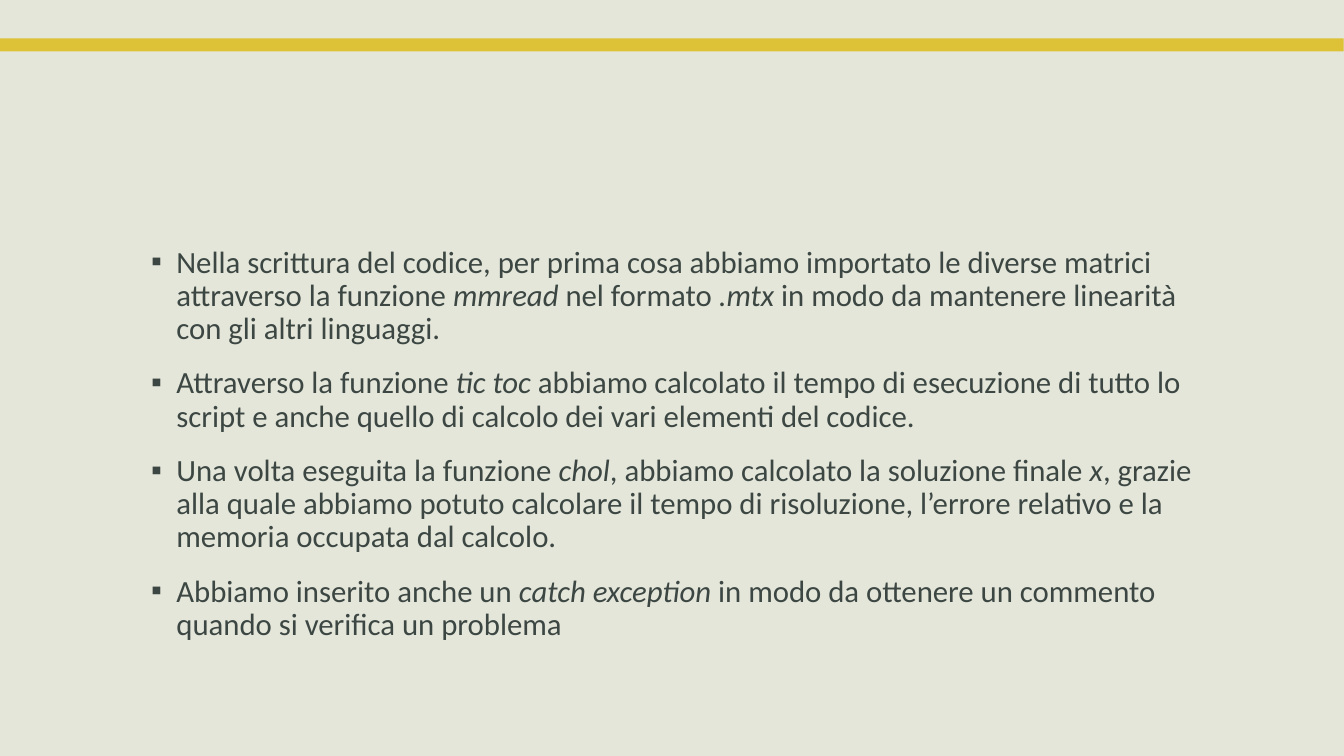
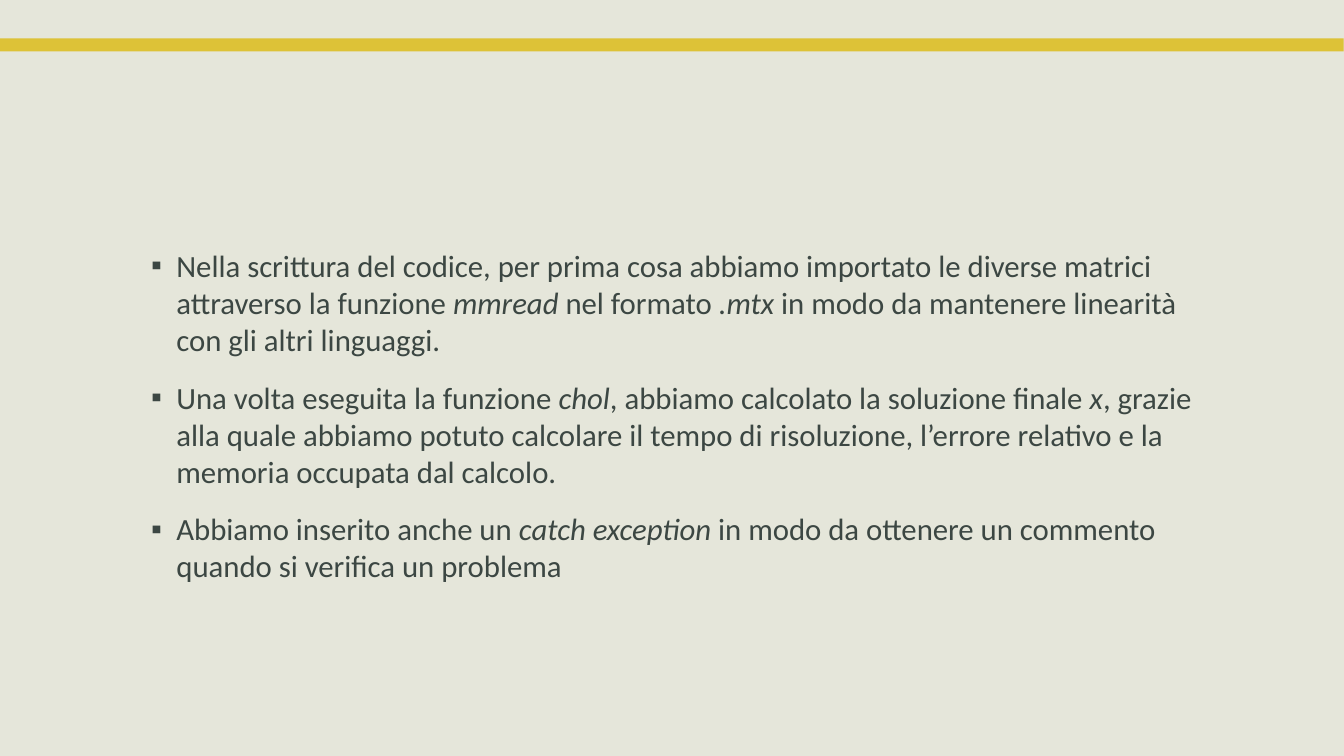
Before and after one commit to okamiRvS/Cholesky-Computing, a slide deck: slide 3 of final results/Relazione.pptx. Drawn at 1344x756 pixels with LibreOffice and Linux fonts; fonts in the diff are those of the drawing; background and template pictures are left out. Boxes give left, top, right and bottom in pixels: in the first picture for what was removed or moved away, otherwise in the second. Text is boxed around its words. In the diff, an @@ line names an element or a change of style, - is before the commit and + after.

```diff
--- a/final results/Relazione.pptx
+++ b/final results/Relazione.pptx
@@ text "Nella scrittura del codice, per ..." at box(176, 255, 1192, 582): line spacing 0.9 to 1 @@
@@ text at box(176, 371, 1180, 432): paragraph removed @@
-▪ Attraverso la funzione tic toc abbiamo calcolato il tempo di esecuzione di tutto lo script e anche quello di calcolo dei vari elementi del codice.
```
Also in this commit, not shown: 1 other slide changed, 1 other file.
